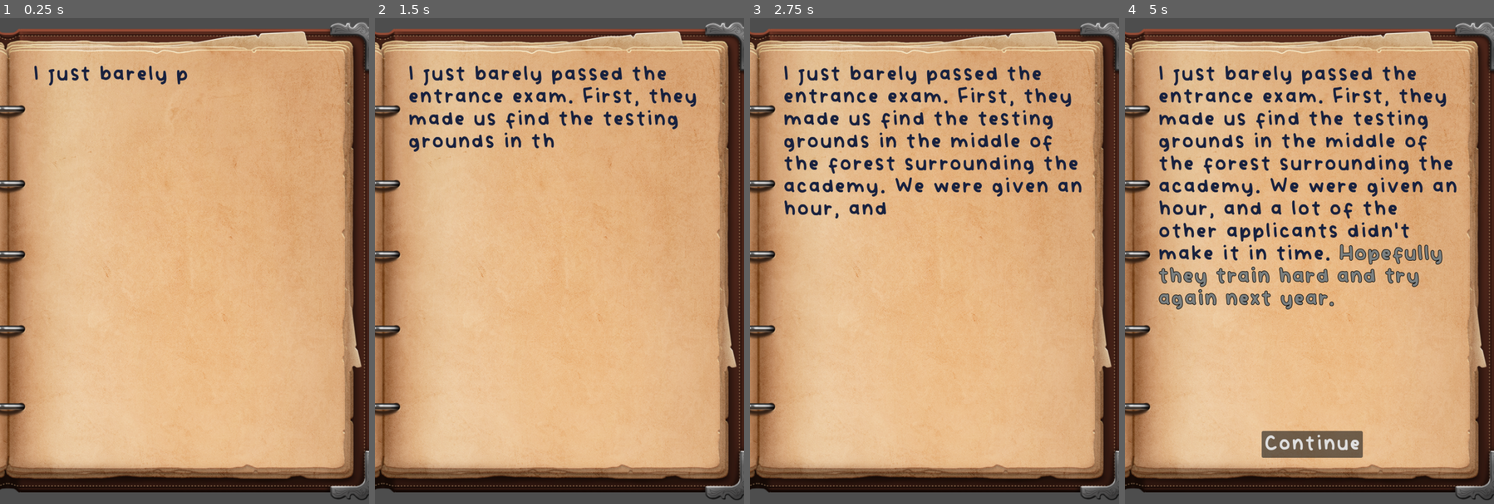
Above: before the commit, frames 1-4 (left to right).
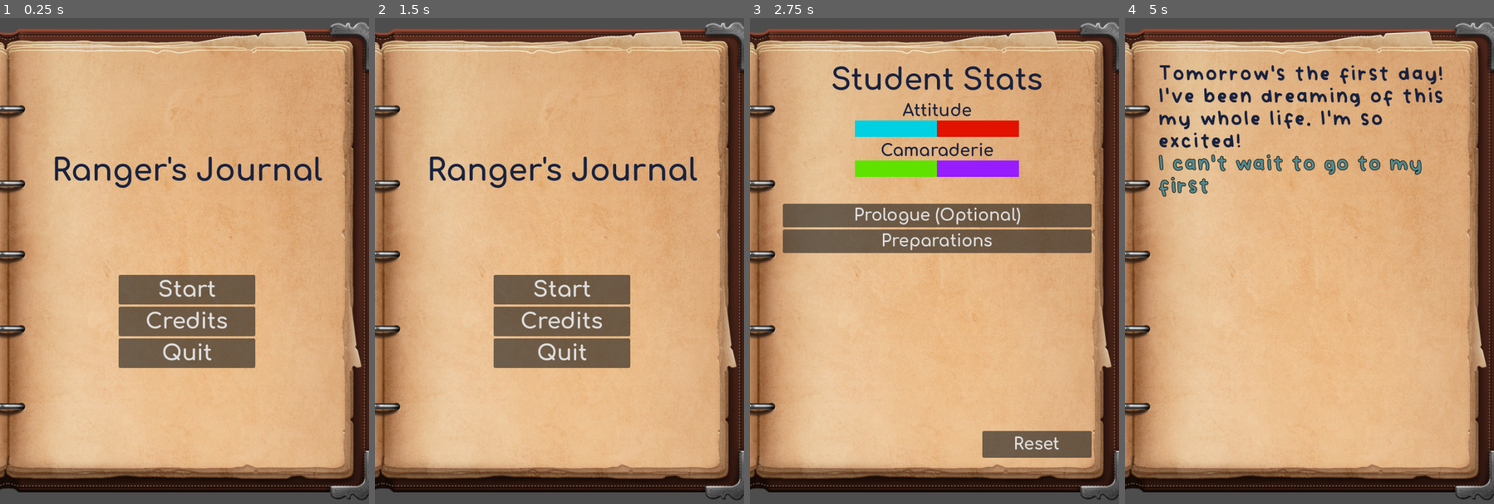
Above: after the commit, the same moments.

Repository: starlightlacuna/godot-wild-jam-75
Game: Godot game, scene res://main_menu.tscn
Same seed, same stepped clock (60 frames per second), same inputs: the game is played once before the commit and once after it. Before the commit the project starts from res://journal.tscn.
Inputs (mouse positions are in pixels of both pictures, inside the frame that each line leads up to):
- Up to frame 1 (0.25 s): no input
- Up to frame 2 (1.5 s): click (563, 319) at 0.5 s, where only the run after the commit has a clickable "Credits"; click (563, 440) at 1.25 s, where only the run after the commit has a clickable "Back"
- Up to frame 3 (2.75 s): click (938, 290) at 2 s, where only the run after the commit has a clickable "Start"
- Up to frame 4 (5 s): click (1313, 241) at 2.75 s, where only the run after the commit has a clickable "Preparations"; click (1265, 445) at 4.25 s, where only the run after the commit has a clickable "Excited"

The runs differ from the first frame. In frame 1, 8.5% of the frame differs, in the area x 9-88%, y 9-72%; in frame 2, 11%; in frame 3, 18%, in the area x 8-93%, y 9-91%; in frame 4, 12%.

Commit message:
Add basic menu

Diff:
--- /dev/null
+++ b/UI/journal_theme.tres
@@ -0,0 +1,14 @@
+[gd_resource type="Theme" load_steps=2 format=3 uid="uid://bkgwwjm1jx1re"]
+
+[ext_resource type="FontFile" uid="uid://l3y6ih5w8yke" path="res://Assets/Fonts/vividly/Vividly-Regular.otf" id="1_bapnd"]
+
+[resource]
+Button/font_sizes/font_size = 56
+Button/fonts/font = ExtResource("1_bapnd")
+Label/colors/font_color = Color(0.0941176, 0.129412, 0.243137, 1)
+RichTextLabel/colors/default_color = Color(0.0941176, 0.129412, 0.243137, 1)
+RichTextLabel/font_sizes/normal_font_size = 56
+RichTextLabel/fonts/bold_font = ExtResource("1_bapnd")
+RichTextLabel/fonts/bold_italics_font = ExtResource("1_bapnd")
+RichTextLabel/fonts/italics_font = ExtResource("1_bapnd")
+RichTextLabel/fonts/normal_font = ExtResource("1_bapnd")
--- a/journal.gd
+++ b/journal.gd
@@ -50,9 +50,10 @@
 	_clear_choices()
 	if journal_entry_override:
 		current_entry = journal_entry_override
+		_start_current_entry()
 	else:
-		current_entry = JournalManager.get_sequence_start("prologue")
-	_start_current_entry()
+		#current_entry = JournalManager.get_sequence_start("prologue")
+		_change_mode(Mode.INTERSEQUENCE)
 
 func _on_entry_label_donezo() -> void:
 	if choice_made:
--- a/journal.tscn
+++ b/journal.tscn
@@ -1,8 +1,7 @@
-[gd_scene load_steps=32 format=3 uid="uid://cncf0vy3hh8k1"]
-
+[gd_scene load_steps=30 format=3 uid="uid://cncf0vy3hh8k1"]
+
+[ext_resource type="Theme" uid="uid://bkgwwjm1jx1re" path="res://UI/journal_theme.tres" id="1_dqd2l"]
 [ext_resource type="Script" path="res://journal.gd" id="1_i0mx5"]
-[ext_resource type="FontFile" uid="uid://l3y6ih5w8yke" path="res://Assets/Fonts/vividly/Vividly-Regular.otf" id="1_saxwu"]
-[ext_resource type="Resource" uid="uid://cfuv1ns8xlk0b" path="res://Data/Exam/exam1.tres" id="3_7diew"]
 [ext_resource type="Script" path="res://journal_label.gd" id="3_tdy8e"]
 [ext_resource type="Texture2D" uid="uid://u078a8s5bj8l" path="res://Assets/book.png" id="3_yxov7"]
 [ext_resource type="PackedScene" uid="uid://df452r7swku13" path="res://UI/choice_button.tscn" id="4_euoka"]
@@ -26,17 +25,6 @@
 [ext_resource type="Resource" uid="uid://cu5ytt2dhsxgk" path="res://Assets/Audio/Resources/writing8.tres" id="20_gtxl6"]
 [ext_resource type="FontFile" uid="uid://cor6msdnuxvqy" path="res://Assets/Fonts/comfortaa/Comfortaa-Bold.ttf" id="24_nlsfo"]
 
-[sub_resource type="Theme" id="Theme_5ffud"]
-Button/font_sizes/font_size = 56
-Button/fonts/font = ExtResource("1_saxwu")
-Label/colors/font_color = Color(0.0941176, 0.129412, 0.243137, 1)
-RichTextLabel/colors/default_color = Color(0.0941176, 0.129412, 0.243137, 1)
-RichTextLabel/font_sizes/normal_font_size = 56
-RichTextLabel/fonts/bold_font = ExtResource("1_saxwu")
-RichTextLabel/fonts/bold_italics_font = ExtResource("1_saxwu")
-RichTextLabel/fonts/italics_font = ExtResource("1_saxwu")
-RichTextLabel/fonts/normal_font = ExtResource("1_saxwu")
-
 [sub_resource type="Theme" id="Theme_83w35"]
 Button/font_sizes/font_size = 30
 Button/fonts/font = ExtResource("24_nlsfo")
@@ -59,9 +47,8 @@
 anchor_bottom = 1.0
 grow_horizontal = 2
 grow_vertical = 2
-theme = SubResource("Theme_5ffud")
+theme = ExtResource("1_dqd2l")
 script = ExtResource("1_i0mx5")
-journal_entry_override = ExtResource("3_7diew")
 page_turn_sfx = Array[ExtResource("4_qp4fo")]([ExtResource("5_86j11"), ExtResource("6_mrem2"), ExtResource("7_lv32q"), ExtResource("8_jcrpg"), ExtResource("9_pq62e"), ExtResource("10_l60nf"), ExtResource("11_1mko8"), ExtResource("12_ugnte")])
 writing_sfx = Array[ExtResource("4_qp4fo")]([ExtResource("13_hqxp3"), ExtResource("14_0cc8y"), ExtResource("15_ggomv"), ExtResource("16_sy63e"), ExtResource("17_tgnjs"), ExtResource("18_11uvy"), ExtResource("19_hg33e"), ExtResource("20_gtxl6")])
 metadata/_edit_lock_ = true
@@ -212,7 +199,7 @@
 
 [node name="PrologueButton" type="Button" parent="MarginContainer/IntersequenceContainer/SequenceButtonContainer"]
 layout_mode = 2
-text = "Prologue"
+text = "Prologue (Optional)"
 script = ExtResource("5_s77bq")
 sequence_tag = "prologue"
 
--- /dev/null
+++ b/main_menu.gd
@@ -0,0 +1,23 @@
+class_name MainMenu
+extends Control
+
+@onready var menu_container: VBoxContainer = %MenuContainer
+@onready var credits_container: VBoxContainer = %CreditsContainer
+
+func _ready() -> void:
+	credits_container.hide()
+	menu_container.show()
+
+func _on_credits_back_button_pressed() -> void:
+	credits_container.hide()
+	menu_container.show()
+
+func _on_credits_button_pressed() -> void:
+	credits_container.show()
+	menu_container.hide()
+
+func _on_start_button_pressed() -> void:
+	get_tree().change_scene_to_file("res://journal.tscn")
+
+func _on_quit_button_pressed() -> void:
+	get_tree().quit()
--- /dev/null
+++ b/main_menu.tscn
@@ -0,0 +1,102 @@
+[gd_scene load_steps=5 format=3 uid="uid://c0qqv368xse86"]
+
+[ext_resource type="FontFile" uid="uid://cor6msdnuxvqy" path="res://Assets/Fonts/comfortaa/Comfortaa-Bold.ttf" id="1_cyn4c"]
+[ext_resource type="Script" path="res://main_menu.gd" id="3_klxlb"]
+[ext_resource type="Texture2D" uid="uid://u078a8s5bj8l" path="res://Assets/book.png" id="3_s42sk"]
+
+[sub_resource type="Theme" id="Theme_xifn2"]
+Button/font_sizes/font_size = 40
+Button/fonts/font = ExtResource("1_cyn4c")
+Label/colors/font_color = Color(0.0941176, 0.129412, 0.243137, 1)
+Label/font_sizes/font_size = 56
+Label/fonts/font = ExtResource("1_cyn4c")
+RichTextLabel/colors/default_color = Color(0.0941176, 0.129412, 0.243137, 1)
+RichTextLabel/font_sizes/normal_font_size = 36
+RichTextLabel/fonts/normal_font = ExtResource("1_cyn4c")
+
+[node name="MainMenu" type="Control"]
+layout_mode = 3
+anchors_preset = 15
+anchor_right = 1.0
+anchor_bottom = 1.0
+grow_horizontal = 2
+grow_vertical = 2
+theme = SubResource("Theme_xifn2")
+script = ExtResource("3_klxlb")
+
+[node name="BookBackground" type="TextureRect" parent="."]
+custom_minimum_size = Vector2(1280, 720)
+offset_left = -840.0
+offset_top = -24.0
+offset_right = 841.0
+offset_bottom = 921.0
+texture = ExtResource("3_s42sk")
+expand_mode = 1
+stretch_mode = 5
+metadata/_edit_lock_ = true
+
+[node name="MarginContainer" type="MarginContainer" parent="."]
+layout_mode = 1
+anchors_preset = 15
+anchor_right = 1.0
+anchor_bottom = 1.0
+grow_horizontal = 2
+grow_vertical = 2
+theme_override_constants/margin_left = 60
+theme_override_constants/margin_top = 90
+theme_override_constants/margin_right = 50
+theme_override_constants/margin_bottom = 90
+
+[node name="MenuContainer" type="VBoxContainer" parent="MarginContainer"]
+unique_name_in_owner = true
+visible = false
+layout_mode = 2
+alignment = 1
+
+[node name="TitleLabel" type="Label" parent="MarginContainer/MenuContainer"]
+layout_mode = 2
+text = "Ranger's Journal"
+horizontal_alignment = 1
+
+[node name="Spacer" type="Control" parent="MarginContainer/MenuContainer"]
+custom_minimum_size = Vector2(0, 150)
+layout_mode = 2
+
+[node name="StartButton" type="Button" parent="MarginContainer/MenuContainer"]
+custom_minimum_size = Vector2(250, 0)
+layout_mode = 2
+size_flags_horizontal = 4
+text = "Start"
+
+[node name="CreditsButton" type="Button" parent="MarginContainer/MenuContainer"]
+custom_minimum_size = Vector2(250, 0)
+layout_mode = 2
+size_flags_horizontal = 4
+text = "Credits"
+
+[node name="QuitButton" type="Button" parent="MarginContainer/MenuContainer"]
+custom_minimum_size = Vector2(250, 0)
+layout_mode = 2
+size_flags_horizontal = 4
+text = "Quit"
+
+[node name="CreditsContainer" type="VBoxContainer" parent="MarginContainer"]
+unique_name_in_owner = true
+layout_mode = 2
+alignment = 1
+
+[node name="CreditsLabel" type="RichTextLabel" parent="MarginContainer/CreditsContainer"]
+layout_mode = 2
+size_flags_vertical = 3
+text = "These are the credits!"
+
+[node name="CreditsBackButton" type="Button" parent="MarginContainer/CreditsContainer"]
+custom_minimum_size = Vector2(250, 0)
+layout_mode = 2
+size_flags_horizontal = 4
+text = "Back"
+
+[connection signal="pressed" from="MarginContainer/MenuContainer/StartButton" to="." method="_on_start_button_pressed"]
+[connection signal="pressed" from="MarginContainer/MenuContainer/CreditsButton" to="." method="_on_credits_button_pressed"]
+[connection signal="pressed" from="MarginContainer/MenuContainer/QuitButton" to="." method="_on_quit_button_pressed"]
+[connection signal="pressed" from="MarginContainer/CreditsContainer/CreditsBackButton" to="." method="_on_credits_back_button_pressed"]
--- a/project.godot
+++ b/project.godot
@@ -11,7 +11,7 @@
 [application]
 
 config/name="Godot Wild Jam 75"
-run/main_scene="res://journal.tscn"
+run/main_scene="res://main_menu.tscn"
 config/features=PackedStringArray("4.3", "GL Compatibility")
 config/icon="res://icon.svg"
 
